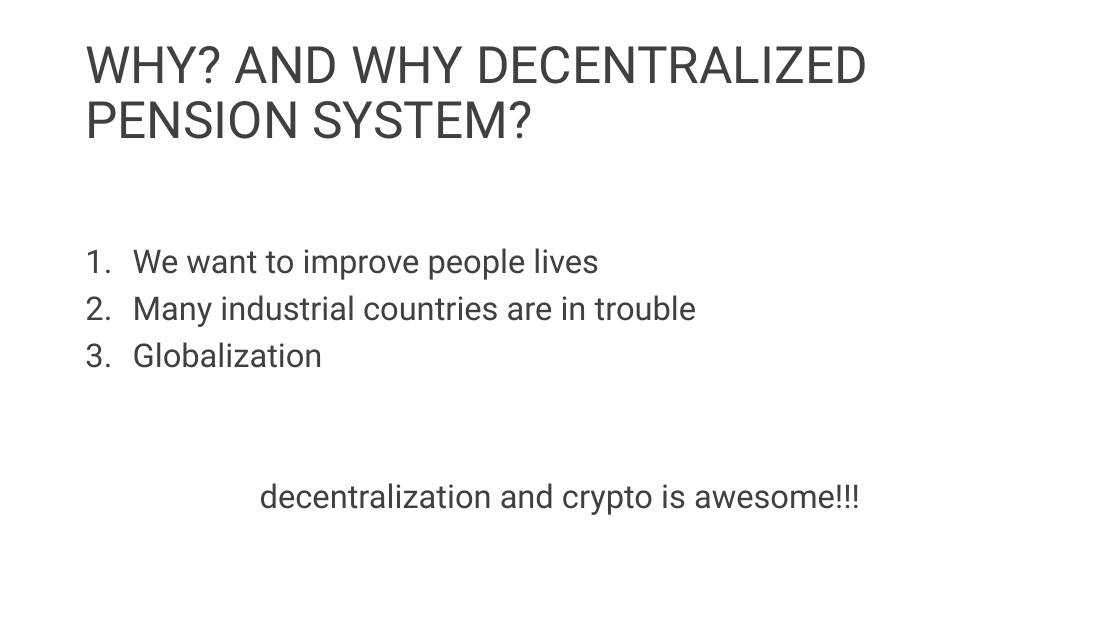
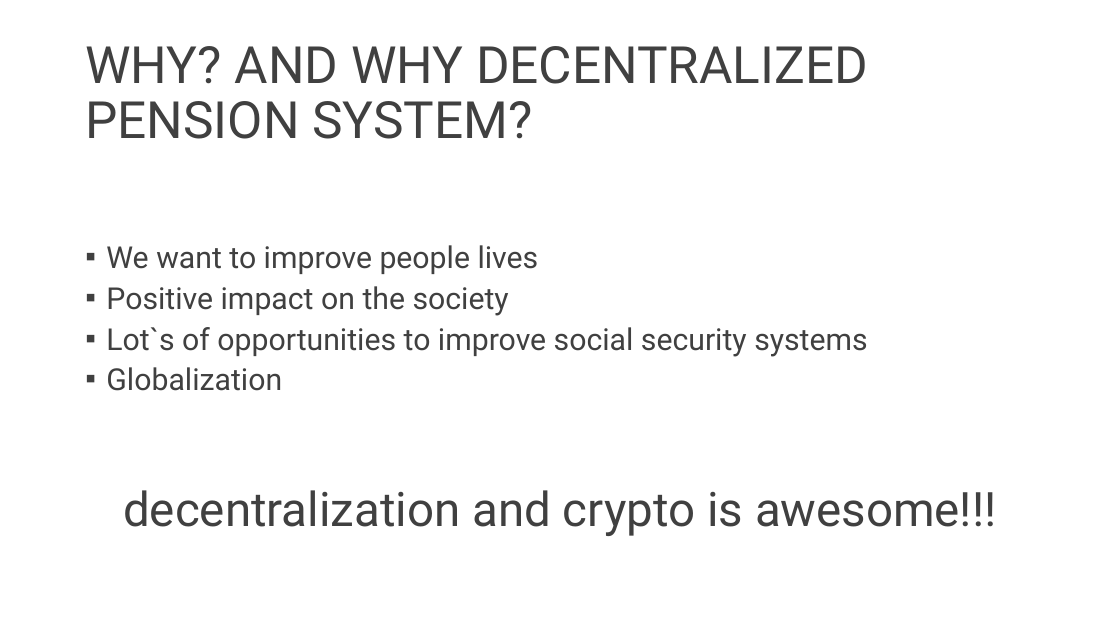
Before and after one commit to AsureNetwork/ETHBerlin, a slide deck: slide 2 of Decentralized Pension System.pptx. Drawn at 1120x630 pixels with LibreOffice and Linux fonts; fonts in the diff are those of the drawing; background and template pictures are left out. Boxes give left, top, right and bottom in pixels: in the first picture for what was removed or moved away, otherwise in the second. Text is boxed around its words. In the diff, an @@ line names an element or a change of style, - is before the commit and + after.

Commit message:
update presentation

```diff
--- a/Decentralized Pension System.pptx
+++ b/Decentralized Pension System.pptx
@@ text at (x1=106, y1=245, x2=997, y2=536): size 28 to 25.9 pt in "We want to improve people lives", "Globalization"; size 28 to 40.7 pt in "decentralization and crypto is awesome!!!"; bullet 1. to ▪; line spacing 0.9 to 0.8 @@
@@ text at (x1=106, y1=286, x2=867, y2=357): text changed; size 28 to 25.9 pt @@
-2. Many industrial countries are in trouble
+▪ Positive impact on the society
+▪ Lot`s of opportunities to improve social security systems
```
Also in this commit, not shown: 3 other slides changed, 1 slide added, 1 other file.
